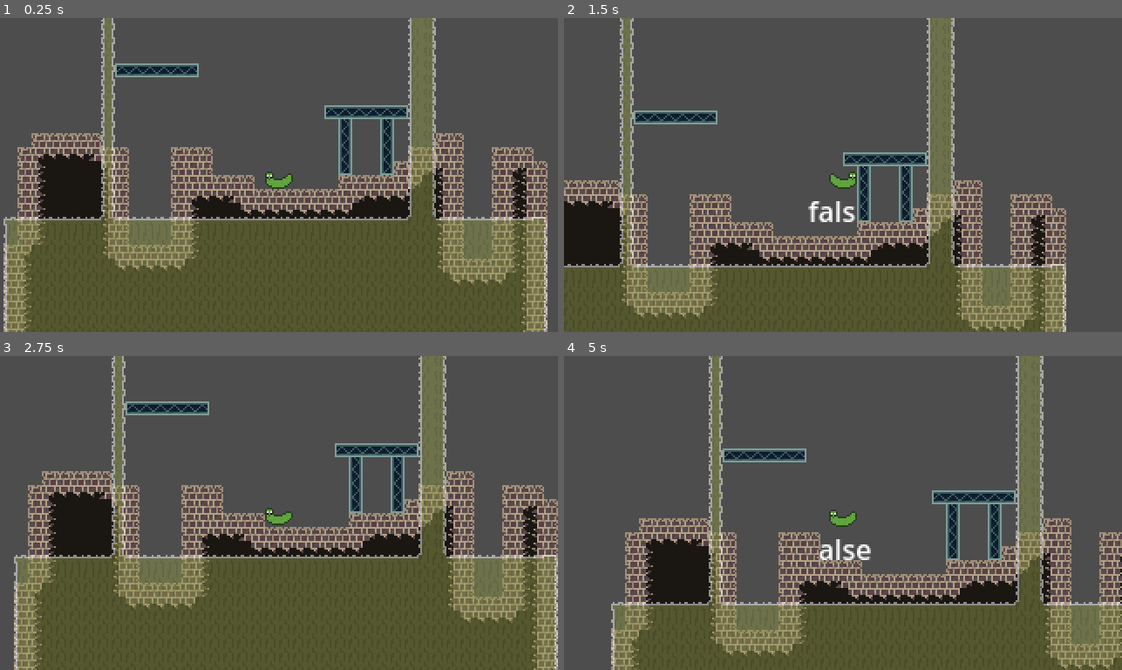
Above: before the commit, frames 1-4 (two rows, left to right).
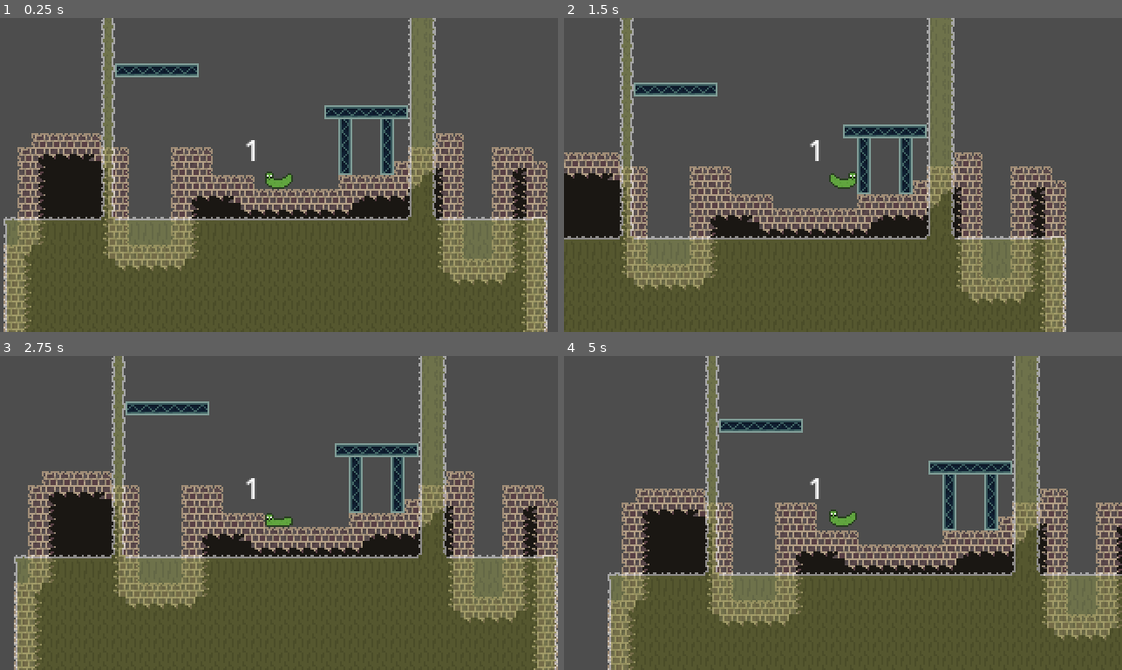
Above: after the commit, the same moments.

Repository: danz-27/Gurggupeli
Game: Godot game, scene res://scenes/main.tscn
The game is run twice, just before and just after one commit, with the same random seed, the same clock (stepped at 60 frames per second) and the same inputs.
Inputs:
- Up to frame 1 (0.25 s): no input
- Up to frame 2 (1.5 s): tap Enter at 0.5 s; hold Space (jump) 0.53-1.28 s; hold D (move_right) from 0.53 s (still down); tap Shift (dash) at 0.6 s; tap Space (jump) at 1.35 s
- Up to frame 3 (2.75 s): tap Space (jump) at 1.52, 1.82 s; tap Shift (dash) at 1.55, 2.1 s; release D (move_right) at 2.03 s; hold A (move_left) from 2.03 s (still down); hold Space (jump) from 2.03 s (still down)
- Up to frame 4 (5 s): release A (move_left) at 2.78 s; release Space (jump) at 2.78 s; hold D (move_right) 2.78-4.28 s; tap Shift (dash) at 2.85, 4.35 s; tap Space (jump) at 3.02, 3.32, 4.52, 4.82 s; hold Space (jump) 3.53-4.28 s; hold A (move_left) from 4.28 s (still down)

The runs differ from the first frame. In frame 1, less than 0.1% of the frame differs, in the area x 44-46%, y 38-46%; in frame 2, 19%; in frame 3, 0.2%; in frame 4, 26%, in the area x 7-100%, y 0-100%.

Commit message:
jotain muutoksii dashiin ja valueihin

Diff:
--- a/gurggupeli/player/scripts/player.gd
+++ b/gurggupeli/player/scripts/player.gd
@@ -1,14 +1,14 @@
 extends CharacterBody2D
 
 var move_speed := 128
-var jump_speed := -400.0
+var jump_speed := -200.0
 var can_jump := false
-var dash_speed := 300
+var dash_speed := 250
 var gravity := 15
 var dash_count := 1
 var dash_direction := Vector2.ZERO
 var jump_buffer := false
-var jump_buffer_time := 0.5
+var jump_buffer_time := 0.2
 var max_fall_speed := 300
 
 # Track jump hold
@@ -48,8 +48,9 @@
 		coyote_time_duration.start(0.1)
 
 	if is_on_floor():
-		dash_count = 1
 		coyote_time_duration.stop()
+		if dash_duration.is_stopped() and is_on_floor():
+			dash_count = 1
 		if jump_buffer:
 			jump()
 			jump_buffer = false
@@ -86,8 +87,7 @@
 
 
 func draw_debug_text() -> void:
-	$Label.text = str(jump_buffer, "\n", velocity.y)
-	print(velocity.y)
+	$Label.text = str(dash_count)
 
 func jump() -> void:
 	velocity.y = jump_speed
--- a/gurggupeli/scenes/player.tscn
+++ b/gurggupeli/scenes/player.tscn
@@ -169,9 +169,9 @@
 
 [node name="Label" type="Label" parent="."]
 offset_left = -20.0
-offset_top = 9.0
+offset_top = -26.0
 offset_right = 20.0
-offset_bottom = 32.0
+offset_bottom = -3.0
 
 [connection signal="timeout" from="DashTimer" to="." method="on_dash_timer_timeout"]
 [connection signal="timeout" from="CoyoteTimer" to="." method="on_coyote_timer_timeout"]
